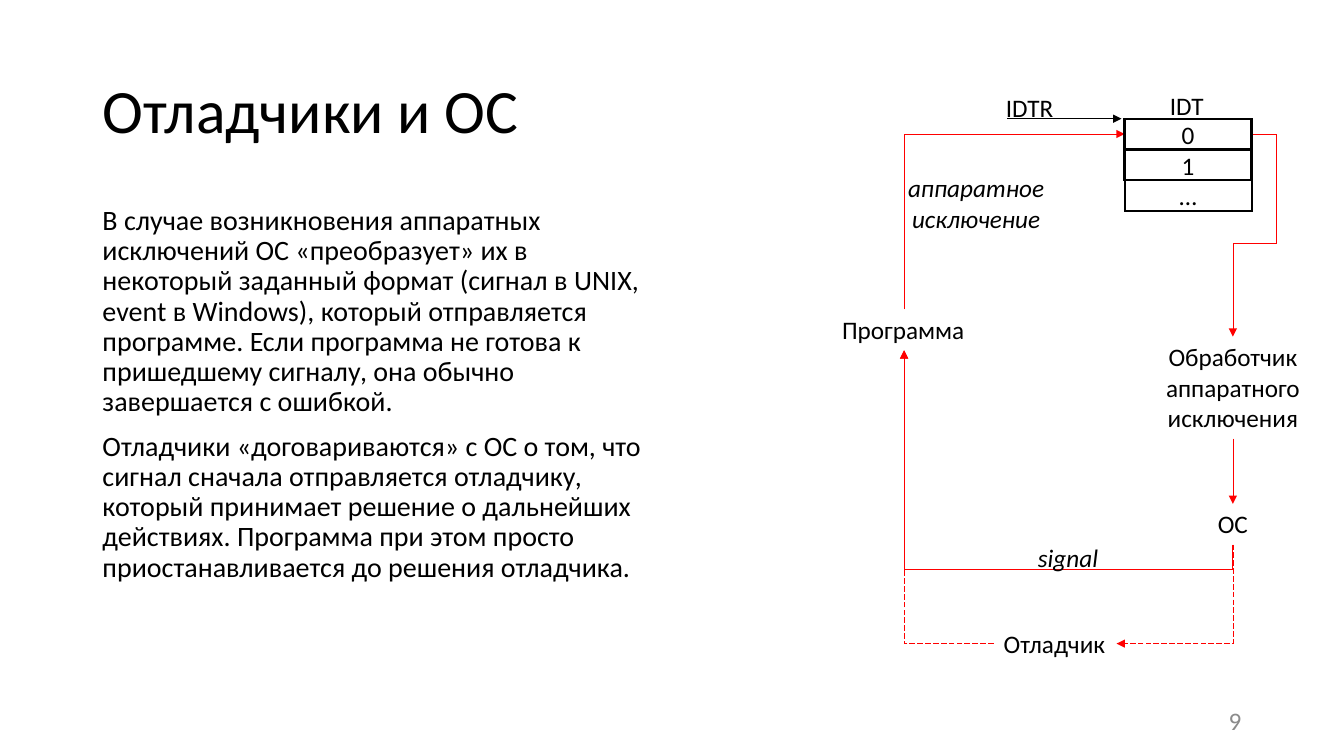
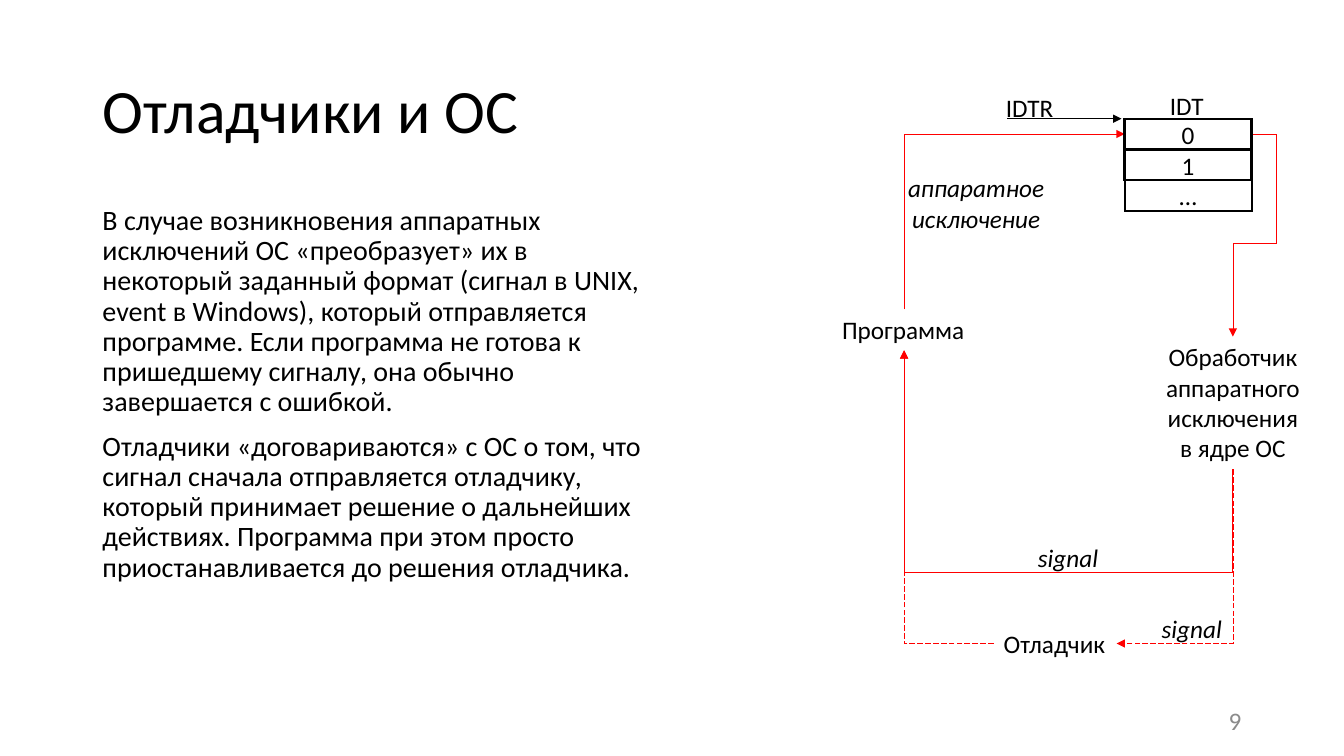
Before and after one commit to itsecd/low-level-programming, a slide deck: slide 9 of Lectures/9.Debugging_and_VM/Lecture9.pptx. Drawn at 1344x756 pixels with LibreOffice and Linux fonts; fonts in the diff are those of the drawing. Boxes give left, top, right and bottom in pixels: in the first picture for what was removed or moved away, otherwise in the second. Text is boxed around its words. In the diff, an @@ line names an element or a change of style, - is before the commit and + after.

```diff
--- a/Lectures/9.Debugging_and_VM/Lecture9.pptx
+++ b/Lectures/9.Debugging_and_VM/Lecture9.pptx
@@ elbow arrow moved from (1233, 544) - (904, 351) to (1233, 469) - (904, 351) @@
@@ text at box(1180, 440, 1285, 461): paragraph added @@
+в ядре ОС
@@ arrow removed from (1233, 439) to (1233, 504) @@
@@ elbow arrow moved from (1233, 544) - (1117, 643) to (1233, 469) - (1117, 643) @@
@@ text removed at box(1218, 516, 1248, 533) @@
-ОС
@@ text added at box(1162, 620, 1222, 644), 18 pt, text #000000, italic @@
+signal
```
Also in this commit, not shown: 6 other slides changed, 5 other files.
